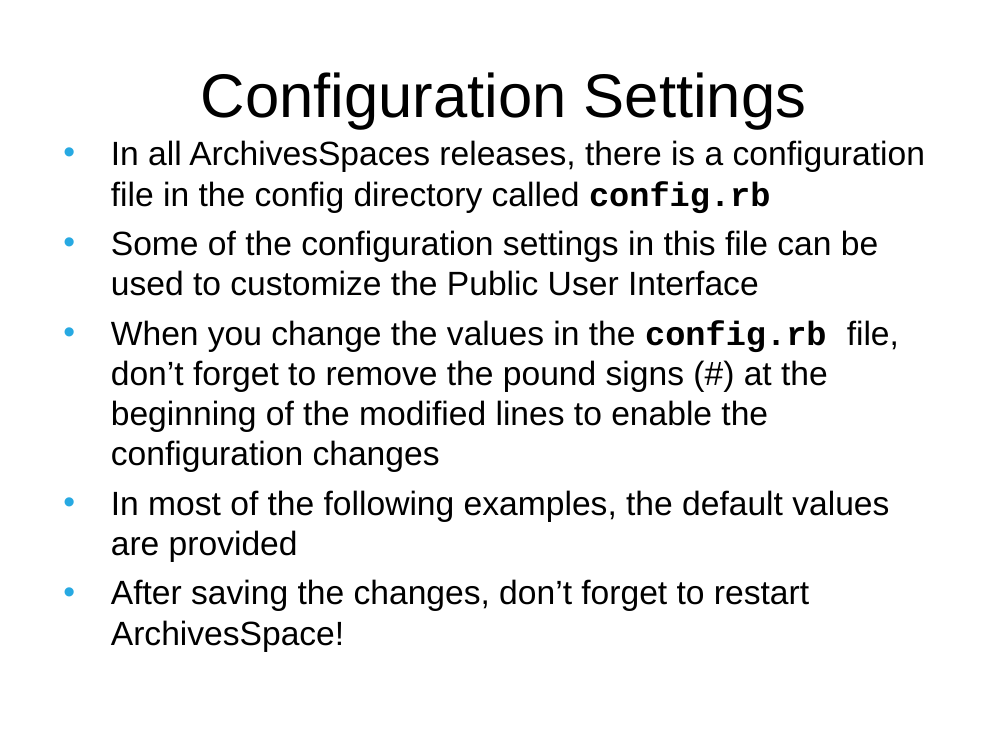
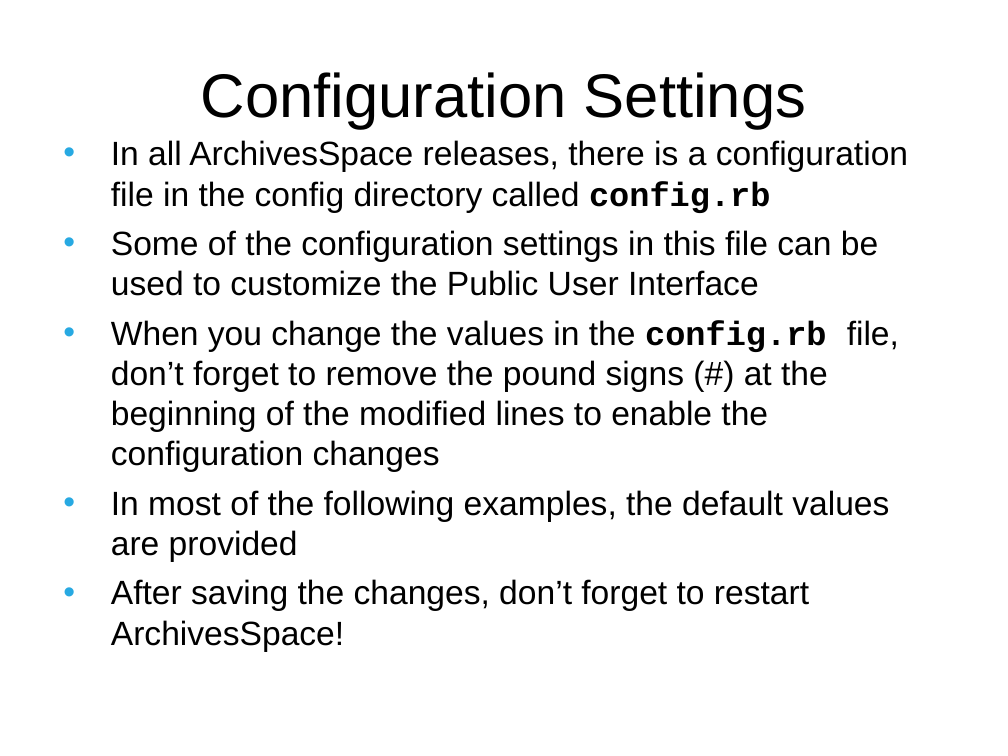
Before and after one commit to archivesspace/tech-docs, a slide deck: slide 5 of customization/customizing_PUI_examples/OnlineForumCustomizing.pptx. Drawn at 1008x756 pixels with LibreOffice and Linux fonts; fonts in the diff are those of the drawing; background and template pictures are left out. Boxes give left, top, right and bottom in pixels: in the first picture for what was removed or moved away, otherwise in the second. Text is boxed around its words. In the diff, an @@ line names an element or a change of style, - is before the commit and + after.

```diff
--- a/customization/customizing_PUI_examples/OnlineForumCustomizing.pptx
+++ b/customization/customizing_PUI_examples/OnlineForumCustomizing.pptx
@@ text at (x1=111, y1=140, x2=908, y2=213): text changed @@
-• In all ArchivesSpaces releases, there is a configuration file in the config directory called config.rb
+• In all ArchivesSpace releases, there is a configuration file in the config directory called config.rb
```
Also in this commit, not shown: 7 other slides changed.
